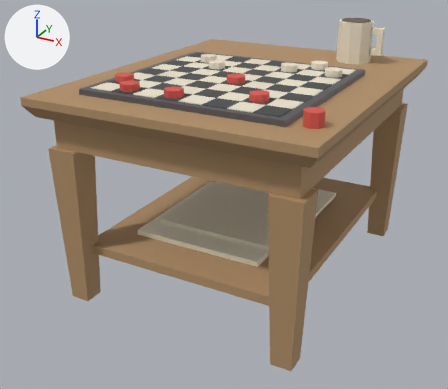
Before and after pictures for a commit that changed the glTF model assets/models/props/coffee_table.glb.
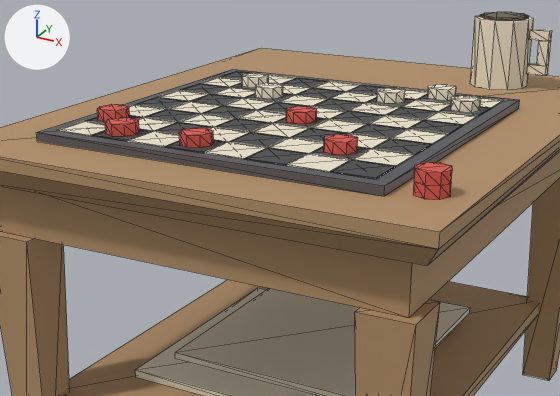
There are two pictures of each version: one whole from a 50 mm camera at (0.447, -0.895, 0.569) aimed at (-0.021, -0.043, 0.143), one close up on the part from 13% to 87% of the width and 3% to 63% of the height. The lights are fixed; the arrows at upper left show +X, +Y and +Z. The first two pictures are the older version. The close-ups show mesh edges as thin lines. Vertices at exactly the same position are counted once.

The first close-up shows 'CoffeeTable'.
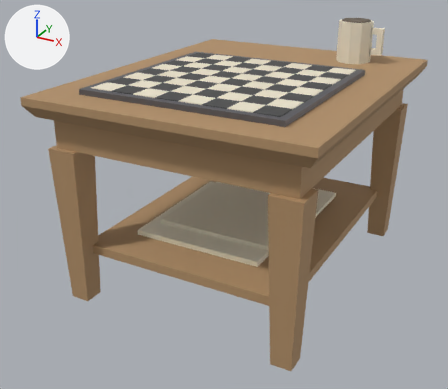
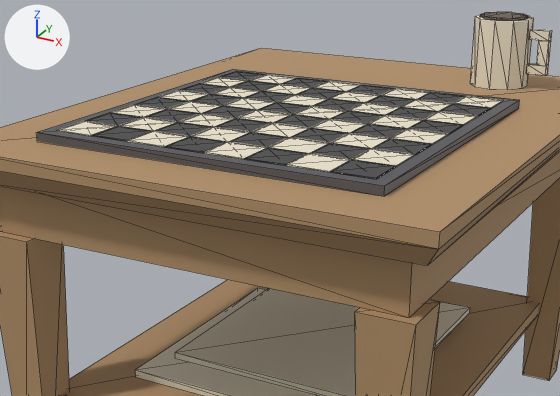
Boxes (x1, y1, x2, y2) around the edits, measured in the close-ups (560 x 396 px; the box of a moved part takes in the faces that stretch with it):
part 1 of me_coffeetable, deleted
    before: (97, 73, 481, 200)
part 2 of me_coffeetable, moved or reshaped
    both: (475, 12, 533, 22)

Edits to the bpy script that builds the scene:
```text
Change me_coffeetable:
    used by ob_coffeetable; location = (0.0, 0.0, 0.0)
    remove me_coffeetable.from_pydata(...)  # 600 vertices, 1344 faces; spans x -0.225..0.225, y -0.275..0.275, z 0.0..0.412
    add me_coffeetable.from_pydata(...)  # 408 vertices, 1008 faces; spans x -0.225..0.225, y -0.275..0.275, z 0.0..0.412
    me_coffeetable part 1: 12 loose pieces with 192 vertices, spanning x -0.145..0.204, y -0.214..0.086, z 0.34..0.36, are deleted
    me_coffeetable part 2
    24 faces are deleted
    8 new faces join them, mat_cream (pale yellow #efe6d0)
    16 new faces join them, mat_grime (brown #6f6559)
    other edits to the shape of me_coffeetable do not show in these pictures
    remove me_coffeetable.materials.append(mat_dartred)  # red #da5950
```
